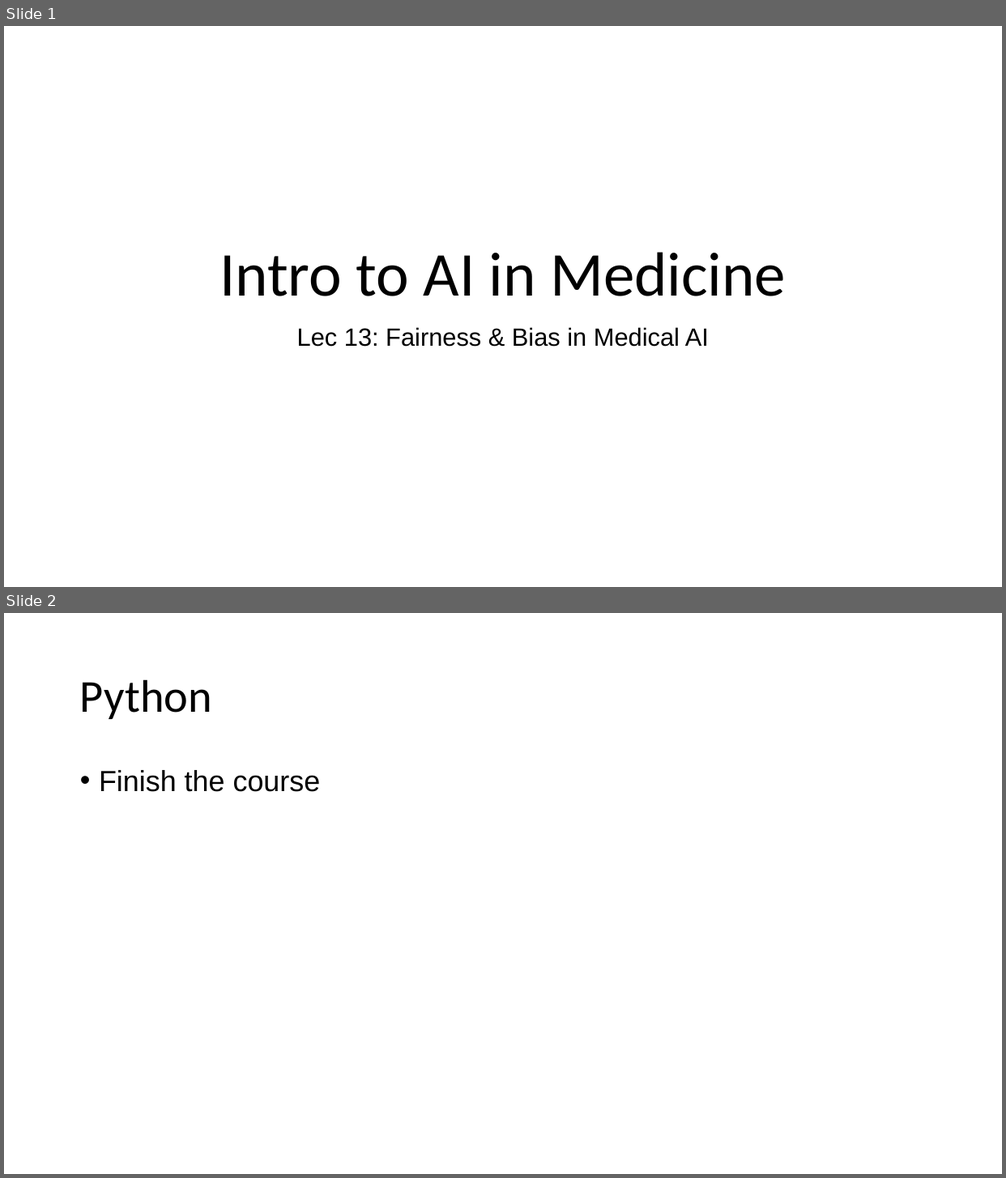
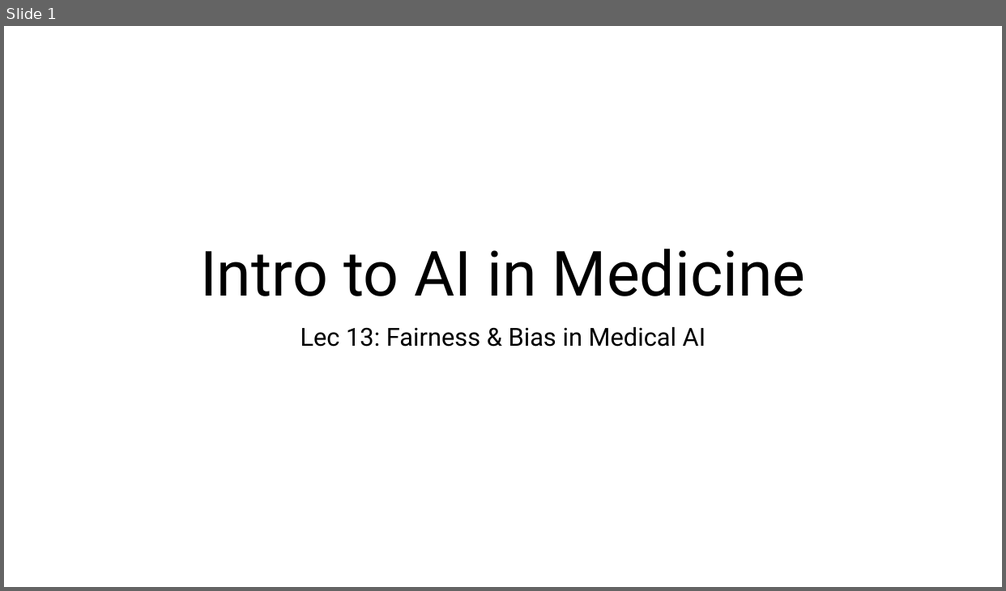
Before and after one commit to slostett/Intro_to_AI_in_Medicine_Course_Materials, a slide deck: Lecture Slides/Lec 13.pptx. Shown one above the other, each under a label of ours: slides 1 and 2 before the commit, slide 1 after it. The pictures are 1006x1178 and 1006x591 pixels, drawn with LibreOffice and Linux fonts; fonts in the diff are those of the drawing. Boxes give left, top, right and bottom in pixels: in the first picture for what was removed or moved away, otherwise in the second. Text is boxed around its words. In the diff, an @@ line names an element or a change of style, - is before the commit and + after.

```diff
--- a/Lecture Slides/Lec 13.pptx
+++ b/Lecture Slides/Lec 13.pptx
@@ slide 2 removed at bbox=[4, 613, 1002, 1174], background #FFFFFF @@
@@ title removed at bbox=[80, 679, 212, 719] @@
-Python
@@ text removed at bbox=[99, 770, 321, 792] @@
-• Finish the course
@@ slide 1 changed as well @@
@@ title "Intro to AI in Medicine" at bbox=[200, 249, 805, 297]: font Calibri to Roboto @@
@@ subtitle "Lec 13: Fairness & Bias ..." at bbox=[300, 327, 705, 347]: font Arial to Roboto; more space between paragraphs @@
```
Also in this commit, not shown: 28 other slides changed, 13 other files.
